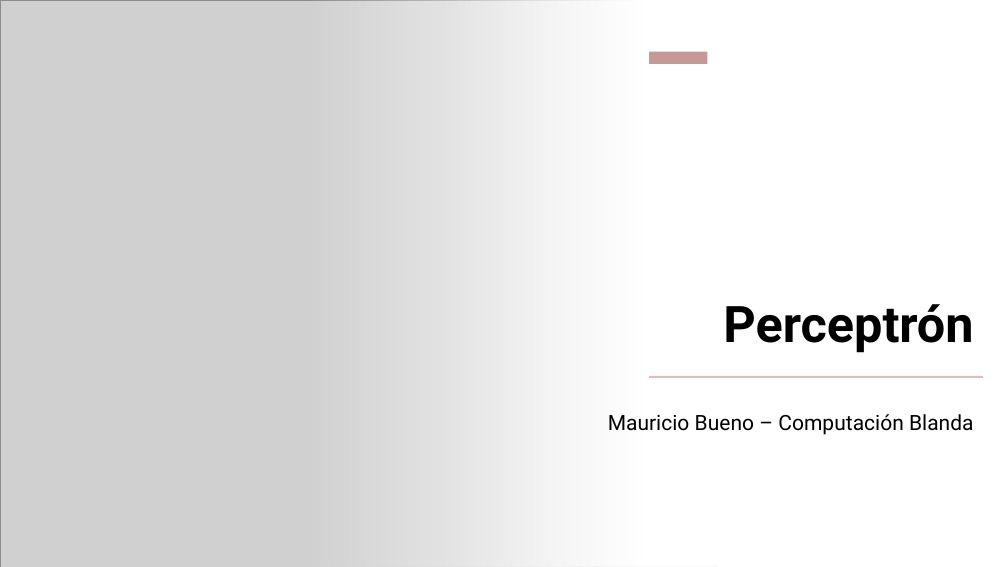
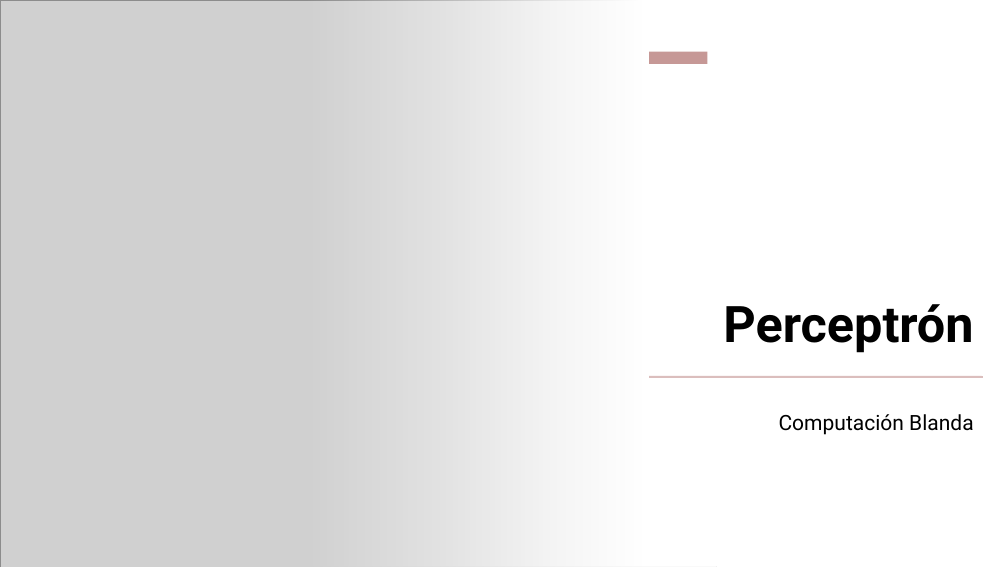
Before and after one commit to MaoBueno/Computacion-Blanda, a slide deck: slide 1 of Segunda Previa/Perceptrón - Logica Difusa.pptx. Drawn at 1008x567 pixels with LibreOffice and Linux fonts; fonts in the diff are those of the drawing; grey boxes stand for pictures. Boxes give left, top, right and bottom in pixels: in the first picture for what was removed or moved away, otherwise in the second. Text is boxed around its words. In the diff, an @@ line names an element or a change of style, - is before the commit and + after.

Commit message:
Tercera Previa

```diff
--- a/Segunda Previa/Perceptrón - Logica Difusa.pptx
+++ b/Segunda Previa/Perceptrón - Logica Difusa.pptx
@@ subtitle at (779, 414, 973, 435): text changed @@
-Mauricio Bueno – Computación Blanda
+Computación Blanda
```
